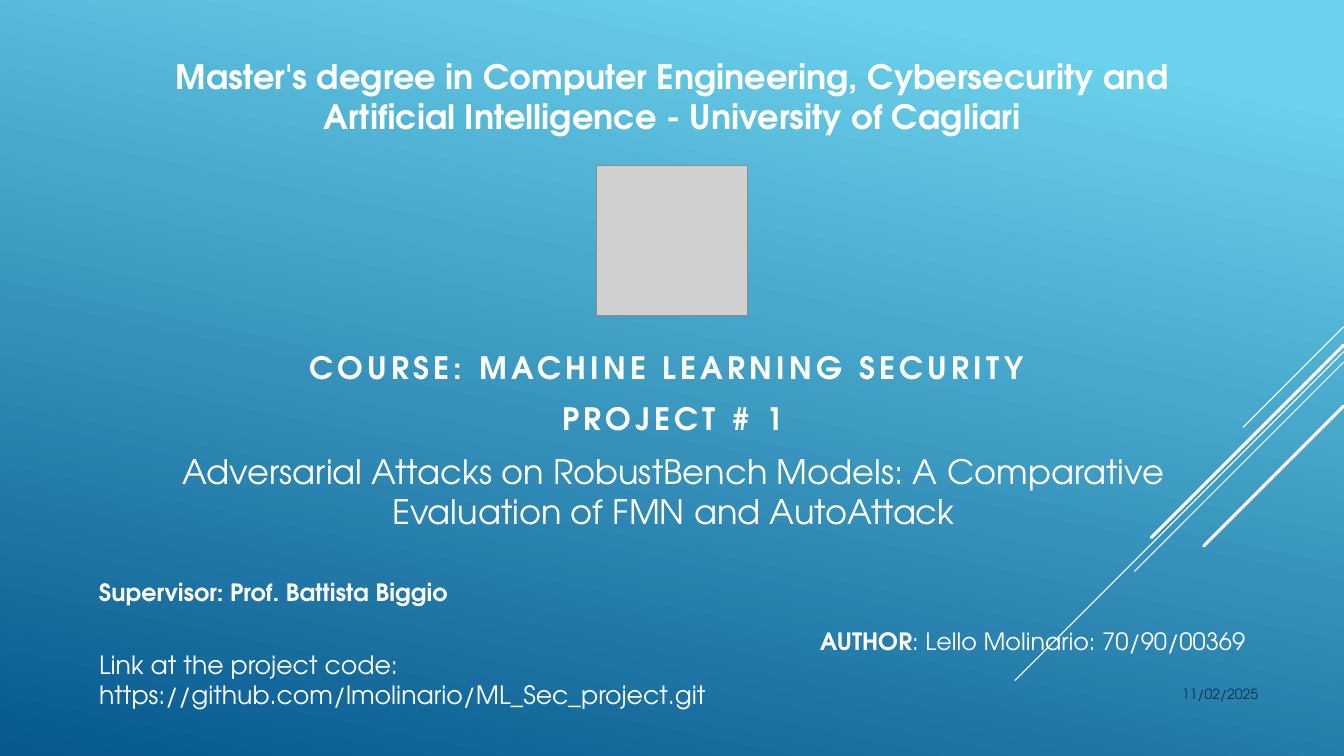
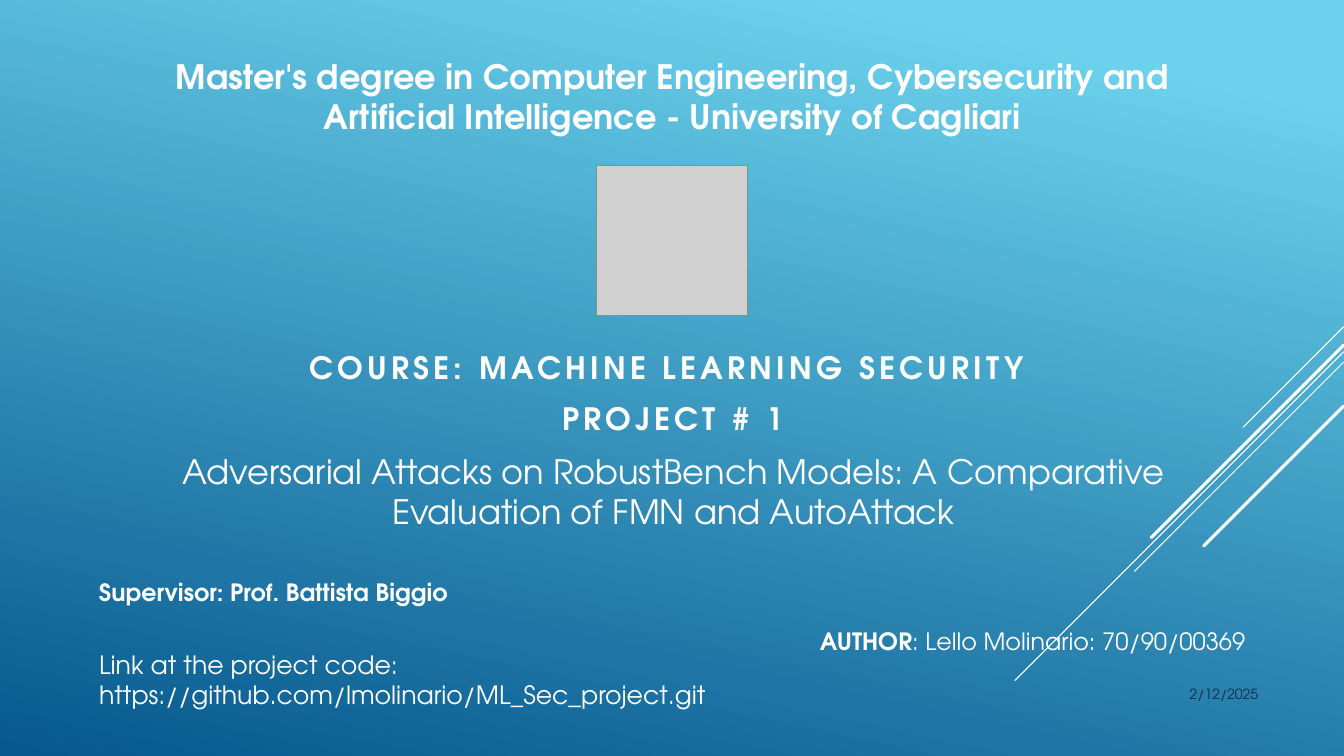
Before and after one commit to lmolinario/ML_Sec_project, a slide deck: slide 1 of docs/Project_Presentation_Lello_Molinario_70_90_00369.pptx. Drawn at 1344x756 pixels with LibreOffice and Linux fonts; fonts in the diff are those of the drawing; grey boxes stand for pictures. Boxes give left, top, right and bottom in pixels: in the first picture for what was removed or moved away, otherwise in the second. Text is boxed around its words. In the diff, an @@ line names an element or a change of style, - is before the commit and + after.

```diff
--- a/docs/Project_Presentation_Lello_Molinario_70_90_00369.pptx
+++ b/docs/Project_Presentation_Lello_Molinario_70_90_00369.pptx
@@ text at [1190, 688, 1258, 701]: text changed @@
-11/02/2025
+2/12/2025
```
Also in this commit, not shown: 5 other slides changed.
